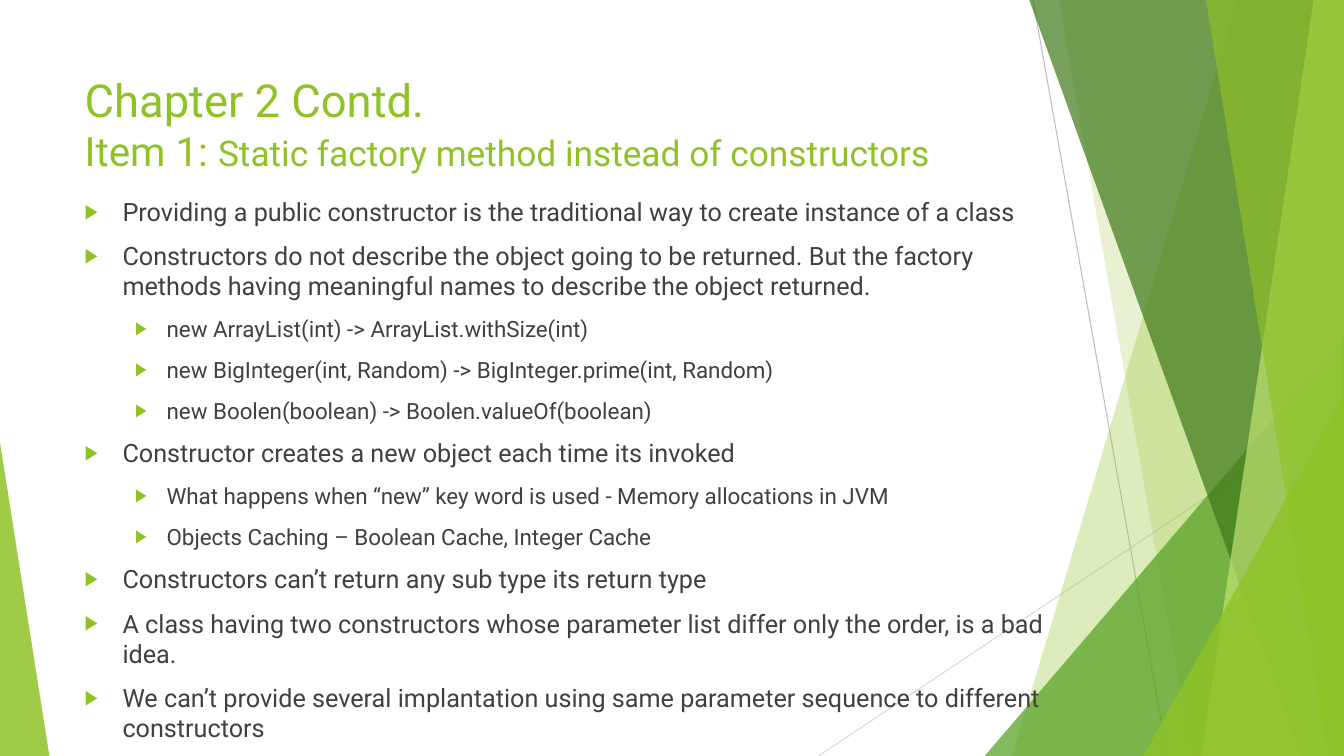
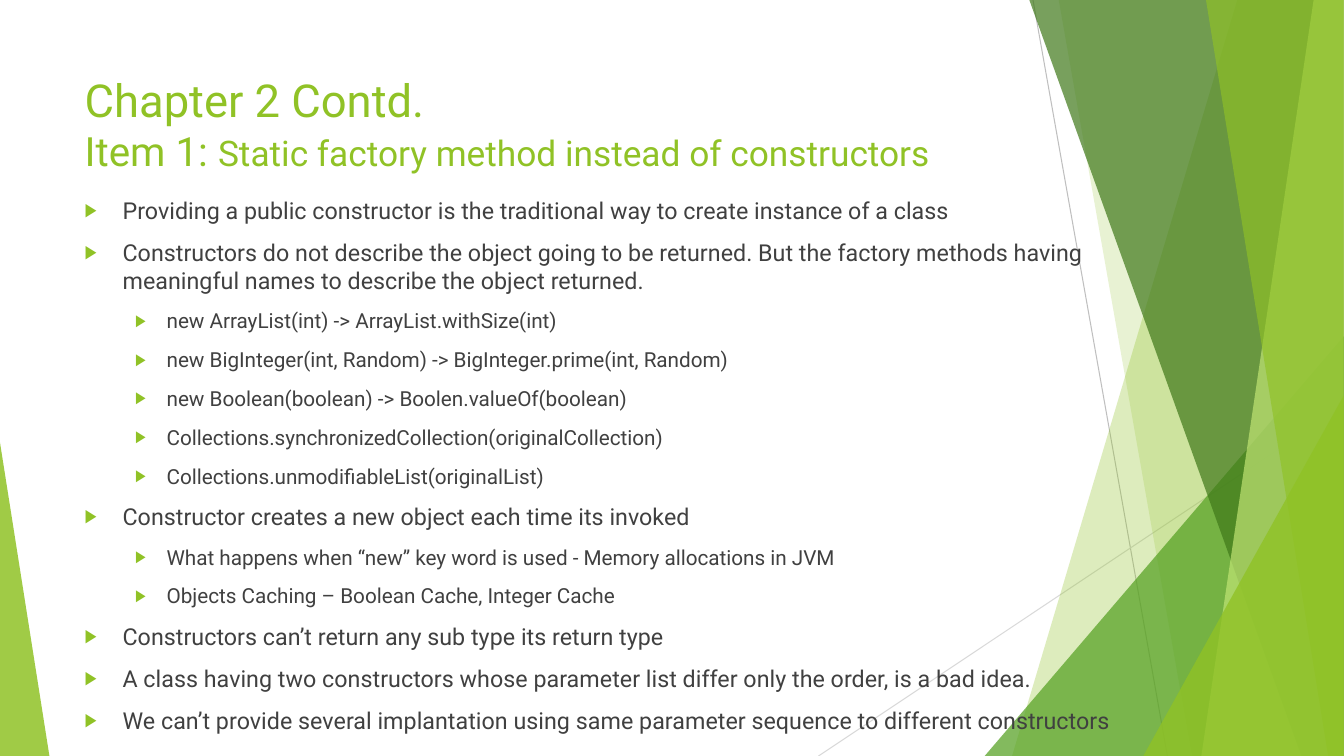
Before and after one commit to chinthanabt/EffectiveJava, a slide deck: slide 4 of EffectiveJava.pptx. Drawn at 1344x756 pixels with LibreOffice and Linux fonts; fonts in the diff are those of the drawing. Boxes give left, top, right and bottom in pixels: in the first picture for what was removed or moved away, otherwise in the second. Text is boxed around its words. In the diff, an @@ line names an element or a change of style, - is before the commit and + after.

```diff
--- a/EffectiveJava.pptx
+++ b/EffectiveJava.pptx
@@ text at (x1=123, y1=201, x2=1110, y2=735): size 18 to 16.6 pt in "Providing a public constructor is the traditional ...", "Constructors do not describe the object going ...", "Constructor creates a new object each time ...", "Constructors can’t return any sub type its ..." and 2 more places; size 16 to 14.8 pt in "new ArrayList(int) -> ArrayList.withSize(int)", "new BigInteger(int, Random) -> BigInteger.prime(int, Random)", "What happens when “new” key word is ...", "Objects Caching – Boolean Cache, Integer Cache" @@
@@ text at (x1=167, y1=389, x2=663, y2=489): text changed; size 16 to 14.8 pt @@
-  ▶ new Boolen(boolean) -> Boolen.valueOf(boolean)
+  ▶ new Boolean(boolean) -> Boolen.valueOf(boolean)
+  ▶ Collections.synchronizedCollection(originalCollection)
+  ▶ Collections.unmodifiableList(originalList)
```
Also in this commit, not shown: 3 other slides changed, 4 other files.
